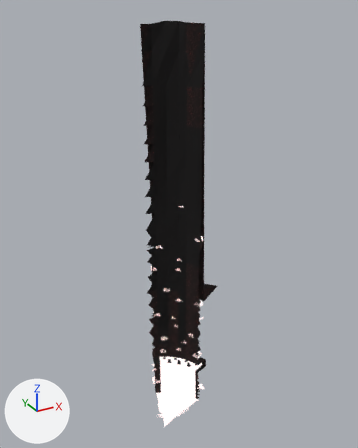
Renders of the glTF model maps/bentham_ring/models/map_base_s5.glb from each side of a commit.
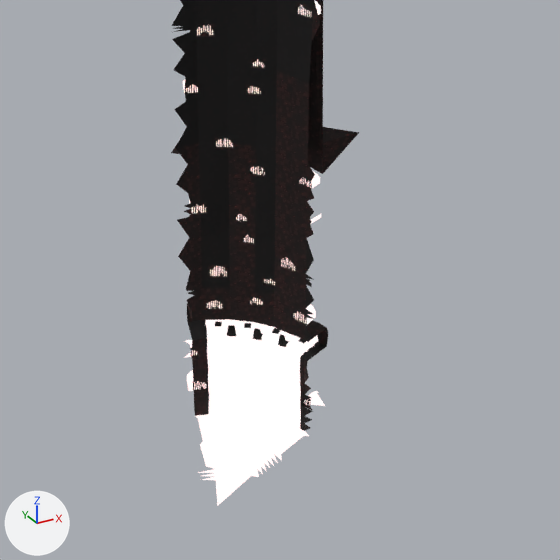
There are two pictures of each version: one whole from a 50 mm camera at (-152.0, -305.0, 340.0) aimed at (36.0, 38.0, 169.0), one close up on the part from 23% to 82% of the width and 53% to 100% of the height. Every picture has the same lights, and +X, +Y and +Z are marked at lower left. The last two pictures show the newer version. Objects named as collision shapes, trigger or cutter boxes, shadow casters or lower levels of detail are left out.

Names of what the first close-up shows: 'MapBaseS5Rock'.
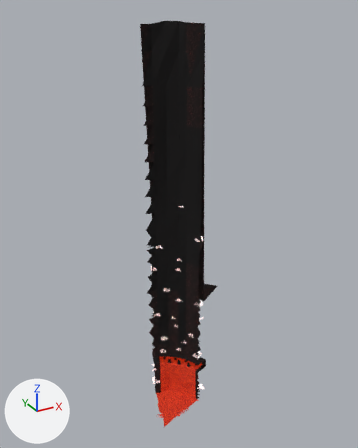
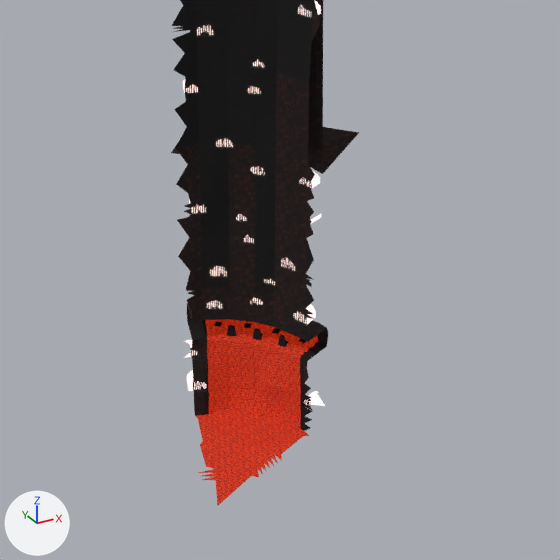
Location of each change, (x1, y1, x2, y2) in pixels of the close-ups (560 x 560 px):
'MapBaseS5Rock', surface changed (white to red)
    both: (195, 316, 322, 506)

What changed in the scene script:
```text
Change mat_lavasea:
    add n3 = _N.new('ShaderNodeTexImage'); n3.name = 'Image Texture.001'
    add n3.image = img_lava_albedo
    add n3.interpolation = 'Closest'
    where n2 = _N.new('ShaderNodeTexImage'); n2.name = 'Image Texture'
    where n0 = _N.new('ShaderNodeBsdfPrincipled'); n0.name = 'Principled BSDF'
    remove _L.new(n2.outputs[0], n0.inputs[0])  # 'Color' to 'Base Color'
    add _L.new(n2.outputs[0], n0.inputs[27])  # 'Color' to 'Emission Color'
    add _L.new(n3.outputs[0], n0.inputs[0])  # 'Color' to 'Base Color'
Change mat_lavariver:
    add n3 = _N.new('ShaderNodeTexImage'); n3.name = 'Image Texture.001'
    add n3.image = img_lava_albedo
    add n3.interpolation = 'Closest'
    where n2 = _N.new('ShaderNodeTexImage'); n2.name = 'Image Texture'
    where n0 = _N.new('ShaderNodeBsdfPrincipled'); n0.name = 'Principled BSDF'
    remove _L.new(n2.outputs[0], n0.inputs[0])  # 'Color' to 'Base Color'
    add _L.new(n2.outputs[0], n0.inputs[27])  # 'Color' to 'Emission Color'
    add _L.new(n3.outputs[0], n0.inputs[0])  # 'Color' to 'Base Color'
```
